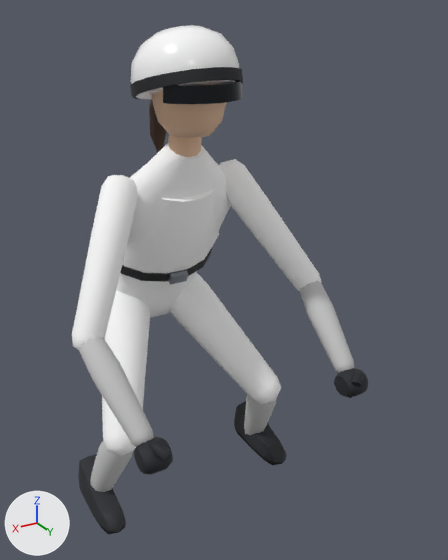
Renders of the glTF model godot/assets/models/riders/ines.glb from each side of a commit.
One viewpoint serves both versions: a camera (50 mm lens) standing at (0.832, 1.89, 0.917) and looking at (-0.086, 0.359, 0.152). The lights are fixed; the arrows at lower left show +X, +Y and +Z. The picture after the commit comes second. Where no turn or scale is listed for an object, it has been applied to the vertices. Vertices at exactly the same position are counted once.

In view in the first picture: 'BootLeft', 'BootRight', 'ForearmLeft', 'ForearmRight', 'GloveLeft', 'GloveLeftThumb', 'GloveRight', 'GloveRightThumb', 'Head', 'Helmet', 'ShinLeft', 'ShinRight', 'ThighLeft', 'ThighRight', 'Torso', 'UpperArmLeft', 'UpperArmRight', 'Vest' and 6 more.
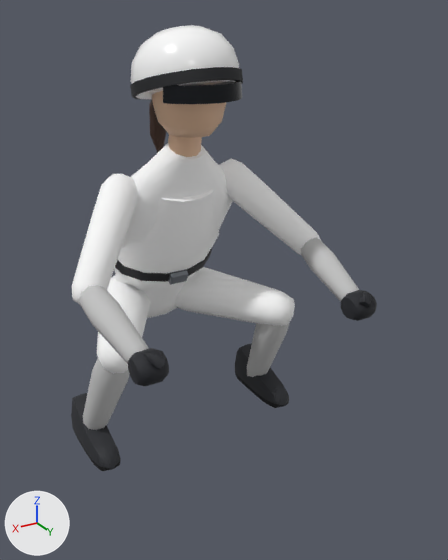
Boxes [x1, y1, x2, y2] around the edits, measured in the pictures (448 x 560 px):
'ThighLeft', reshaped (9% wider, 55% shorter): before [170, 273, 281, 405]; after [174, 267, 295, 326]
'UpperArmRight', reshaped (26% shorter): before [72, 175, 138, 350]; after [72, 174, 138, 304]
'ForearmRight', reshaped, moved (8% narrower, 27% shorter): before [78, 338, 154, 447]; after [78, 285, 148, 364]
'UpperArmLeft', reshaped (26% shorter): before [219, 159, 321, 291]; after [219, 158, 321, 255]
'ThighRight', reshaped: before [102, 290, 150, 456]; after [97, 276, 151, 374]
'ForearmLeft', reshaped, moved (7% wider, 31% shorter): before [300, 280, 354, 373]; after [301, 237, 359, 301]
'BootRight', moved: before [78, 454, 126, 534]; after [71, 393, 121, 471]
'ShinRight', moved: before [91, 440, 133, 492]; after [83, 358, 130, 430]
'BootLeft', moved: before [234, 401, 287, 465]; after [235, 344, 289, 408]
'ShinLeft', reshaped, moved: before [244, 396, 277, 435]; after [247, 323, 289, 377]
'GloveRight', moved: before [134, 437, 173, 475]; after [128, 348, 169, 386]
'GloveLeft', moved: before [334, 368, 368, 398]; after [341, 290, 377, 321]
'GloveRightThumb', moved: before [149, 444, 170, 461]; after [143, 352, 167, 370]
'GloveLeftThumb', moved: before [352, 370, 363, 387]; after [359, 292, 372, 308]

The change, as a list of edits to the scene's bpy script:
```text
Change me_forearmleft:
    remove me_forearmleft.from_pydata(...)  # 52 vertices, 100 faces; spans x -0.036..0.072, y -0.027..0.278, z -0.213..0.03
    add me_forearmleft.from_pydata(...)  # 52 vertices, 100 faces; spans x -0.036..0.062, y -0.025..0.274, z -0.11..0.031
    me_forearmleft part 1: 52 of 52 vertices moved; they spanned x -0.036..0.072, y -0.027..0.278, z -0.213..0.03 and now span x -0.036..0.062, y -0.025..0.274, z -0.11..0.031; mean shift (-0.005, -0.001, 0.049)
Change me_forearmright:
    remove me_forearmright.from_pydata(...)  # 52 vertices, 100 faces; spans x -0.072..0.036, y -0.027..0.278, z -0.213..0.03
    add me_forearmright.from_pydata(...)  # 52 vertices, 100 faces; spans x -0.062..0.036, y -0.025..0.274, z -0.11..0.031
    me_forearmright part 2: 52 of 52 vertices moved; they spanned x -0.072..0.036, y -0.027..0.278, z -0.213..0.03 and now span x -0.062..0.036, y -0.025..0.274, z -0.11..0.031; mean shift (0.005, -0.001, 0.049)
Change me_shinleft:
    remove me_shinleft.from_pydata(...)  # 52 vertices, 100 faces; spans x -0.089..0.046, y -0.177..0.042, z -0.334..0.034
    add me_shinleft.from_pydata(...)  # 52 vertices, 100 faces; spans x -0.08..0.047, y -0.224..0.04, z -0.404..0.032
    me_shinleft part 3: 50 of 52 vertices moved; they spanned x -0.089..0.046, y -0.177..0.042, z -0.334..0.034 and now span x -0.08..0.047, y -0.224..0.04, z -0.404..0.032; mean shift (0.005, -0.023, -0.034); largest move (-0.082, -0.117, -0.304) -> (-0.073, -0.164, -0.376)
Change me_thighleft:
    remove me_thighleft.from_pydata(...)  # 52 vertices, 100 faces; spans x -0.233..0.089, y -0.102..0.389, z -0.386..0.102
    add me_thighleft.from_pydata(...)  # 52 vertices, 100 faces; spans x -0.245..0.092, y -0.097..0.434, z -0.081..0.085
    me_thighleft part 4: 52 of 52 vertices moved; they spanned x -0.233..0.089, y -0.102..0.389, z -0.386..0.102 and now span x -0.245..0.092, y -0.097..0.434, z -0.081..0.085; mean shift (-0.004, 0.02, 0.135)
Change me_thighright:
    remove me_thighright.from_pydata(...)  # 52 vertices, 100 faces; spans x -0.089..0.233, y -0.102..0.389, z -0.386..0.102
    add me_thighright.from_pydata(...)  # 52 vertices, 100 faces; spans x -0.092..0.245, y -0.097..0.434, z -0.081..0.085
    me_thighright part 5: 52 of 52 vertices moved; they spanned x -0.089..0.233, y -0.102..0.389, z -0.386..0.102 and now span x -0.092..0.245, y -0.097..0.434, z -0.081..0.085; mean shift (0.004, 0.02, 0.135)
Change me_upperarmleft:
    remove me_upperarmleft.from_pydata(...)  # 52 vertices, 100 faces; spans x -0.235..0.054, y -0.054..0.224, z -0.384..0.053
    add me_upperarmleft.from_pydata(...)  # 52 vertices, 100 faces; spans x -0.224..0.055, y -0.055..0.227, z -0.247..0.055
    me_upperarmleft part 6: 52 of 52 vertices moved; they spanned x -0.235..0.054, y -0.054..0.224, z -0.384..0.053 and now span x -0.224..0.055, y -0.055..0.227, z -0.247..0.055; mean shift (0.006, 0.001, 0.063)
Change me_upperarmright:
    remove me_upperarmright.from_pydata(...)  # 52 vertices, 100 faces; spans x -0.054..0.235, y -0.054..0.224, z -0.384..0.053
    add me_upperarmright.from_pydata(...)  # 52 vertices, 100 faces; spans x -0.055..0.224, y -0.055..0.227, z -0.247..0.055
    me_upperarmright part 7: 52 of 52 vertices moved; they spanned x -0.054..0.235, y -0.054..0.224, z -0.384..0.053 and now span x -0.055..0.224, y -0.055..0.227, z -0.247..0.055; mean shift (-0.006, 0.001, 0.063)
Change ob_bootleft:
    ob_bootleft.location: (-0.33, 0.177, -0.65) -> (-0.33, 0.177, -0.39)
Change ob_bootright:
    ob_bootright.location: (0.33, 0.177, -0.65) -> (0.33, 0.177, -0.39)
Change ob_forearmleft:
    ob_forearmleft.location: (-0.379, 0.411, 0.101) -> (-0.367, 0.413, 0.239)
Change ob_forearmright:
    ob_forearmright.location: (0.379, 0.411, 0.101) -> (0.367, 0.413, 0.239)
Change ob_gloveleft:
    ob_gloveleft.location: (-0.33, 0.712, -0.12) -> (-0.33, 0.712, 0.14)
Change ob_gloveleftthumb:
    ob_gloveleftthumb.location: (-0.33, 0.712, -0.12) -> (-0.33, 0.712, 0.14)
Change ob_gloveright:
    ob_gloveright.location: (0.33, 0.712, -0.12) -> (0.33, 0.712, 0.14)
Change ob_gloverightthumb:
    ob_gloverightthumb.location: (0.33, 0.712, -0.12) -> (0.33, 0.712, 0.14)
Change ob_shinleft:
    ob_shinleft.location: (-0.275, 0.328, -0.325) -> (-0.286, 0.379, 0.011)
Change ob_shinright:
    ob_shinright.location: (0.275, 0.328, -0.325) -> (0.286, 0.379, 0.011)
```
